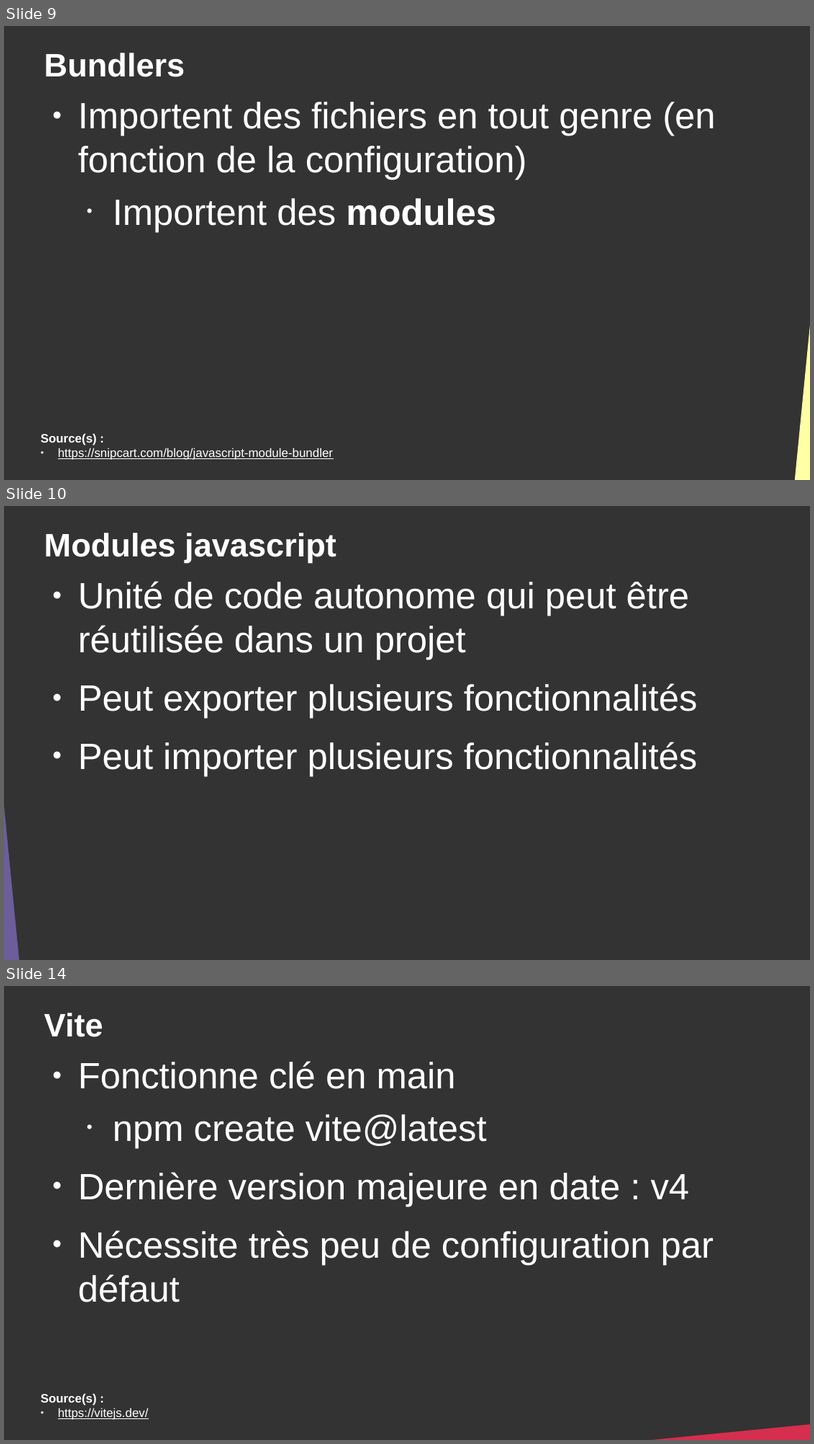
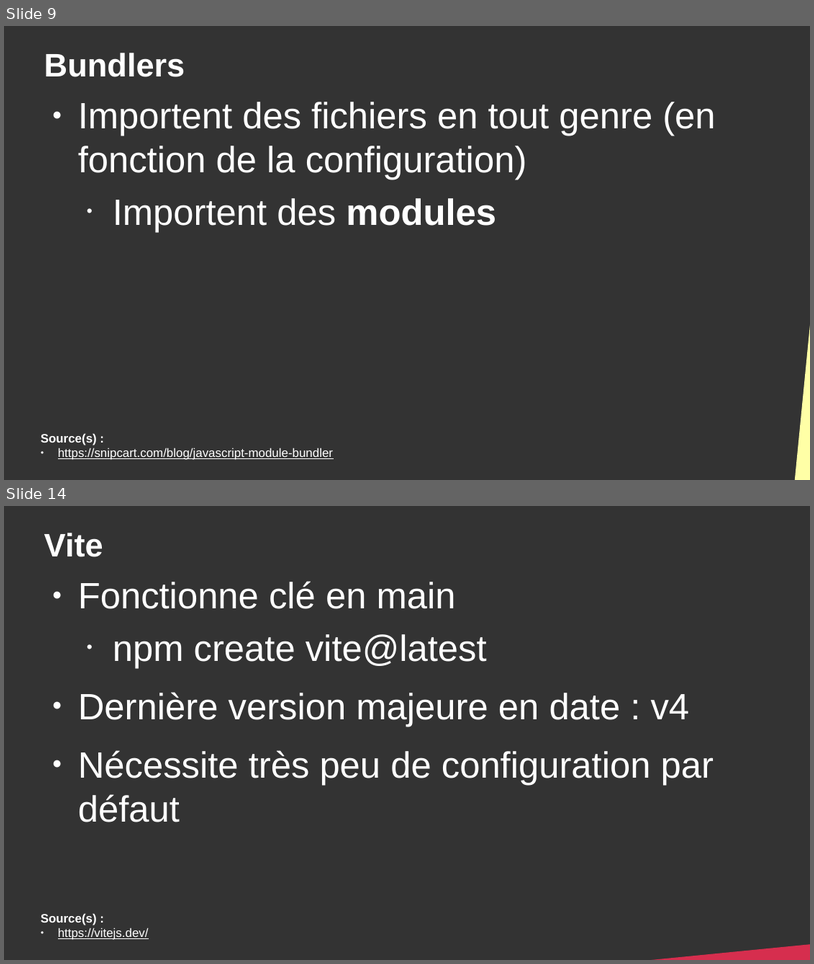
Before and after one commit to DanYellow/cours, a slide deck: developpement-front-s5/travaux-pratiques/numero-4/presentation.odp. Shown one above the other, each under a label of ours: slides 9, 10 and 14 before the commit, slides 9 and 14 after it; the slides between them are not shown. The pictures are 814x1444 and 814x964 pixels, drawn with LibreOffice and Linux fonts; fonts in the diff are those of the drawing. Boxes give left, top, right and bottom in pixels: in the first picture for what was removed or moved away, otherwise in the second. Text is boxed around its words. In the diff, an @@ line names an element or a change of style, - is before the commit and + after.

```diff
--- a/developpement-front-s5/travaux-pratiques/numero-4/presentation.odp
+++ b/developpement-front-s5/travaux-pratiques/numero-4/presentation.odp
@@ slide 10 removed at bbox=[4, 506, 810, 960], background #333333 @@
@@ title removed at bbox=[44, 533, 337, 562] @@
-Modules javascript
@@ text removed at bbox=[78, 581, 698, 776] @@
-● Unité de code autonome qui peut être réutilisée dans un projet
-● Peut exporter plusieurs fonctionnalités
-● Peut importer plusieurs fonctionnalités
@@ right triangle removed at bbox=[4, 746, 23, 960] @@
```
Also in this commit, not shown: 5 slides changed, 1 slide added, 2 other files.
